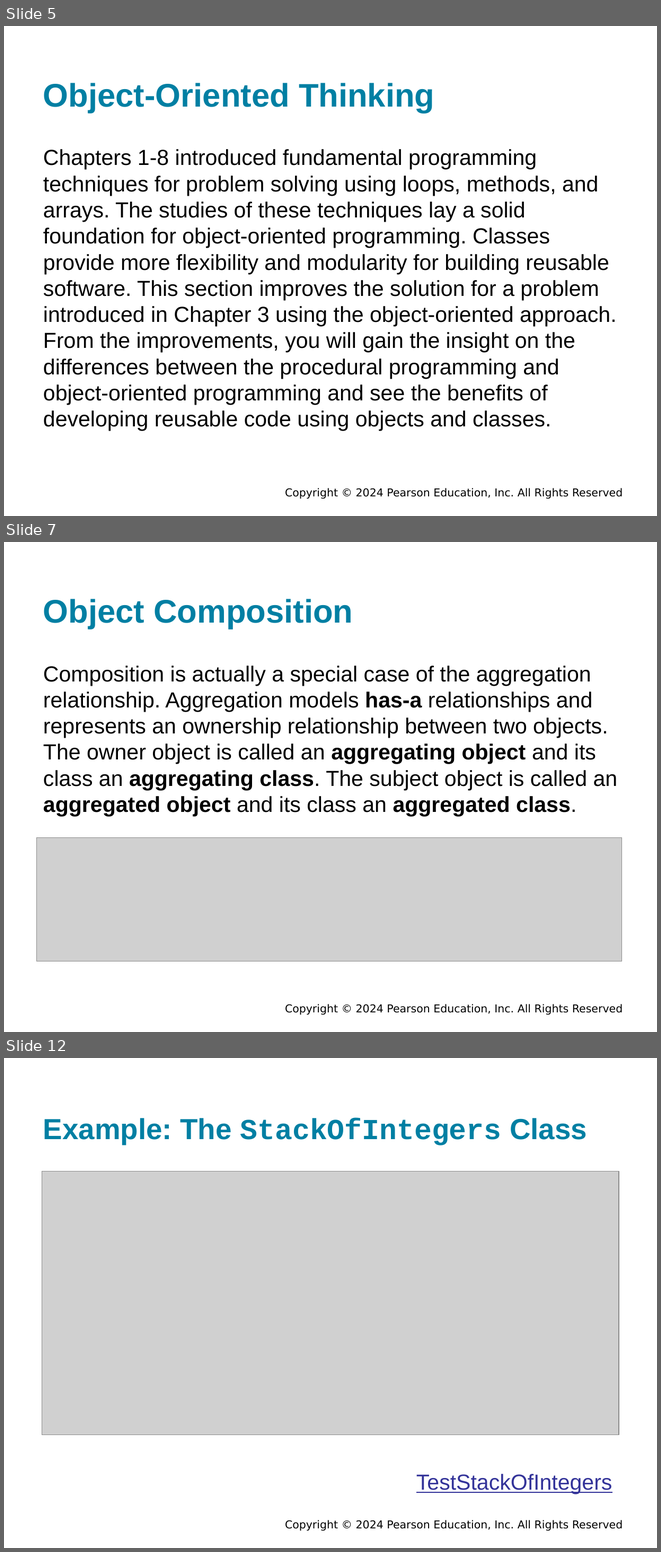
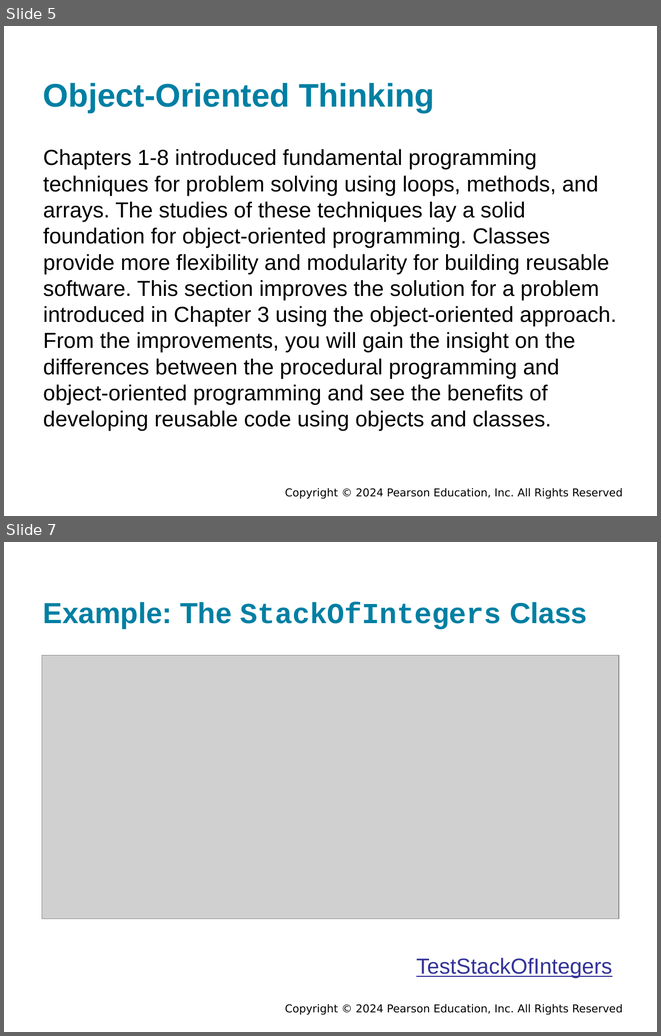
Before and after one commit to bzartoshty/bzartoshty.github.io, a slide deck: COMP110/Lectures/Chapter10/Chapter10.pptx. Shown one above the other, each under a label of ours: slides 5, 7 and 12 before the commit, slides 5 and 7 after it; the slides between them are not shown. The pictures are 661x1552 and 661x1036 pixels, drawn with LibreOffice and Linux fonts; fonts in the diff are those of the drawing; grey boxes stand for pictures; background and template pictures are left out. Boxes give left, top, right and bottom in pixels: in the first picture for what was removed or moved away, otherwise in the second. Text is boxed around its words. In the diff, an @@ line names an element or a change of style, - is before the commit and + after.

```diff
--- a/COMP110/Lectures/Chapter10/Chapter10.pptx
+++ b/COMP110/Lectures/Chapter10/Chapter10.pptx
@@ slide 7 removed at (4,542,657,1032), background #FFFFFF; not listed: 1 template element that a slide beside it also shows @@
@@ title removed at (43,599,353,628) @@
-Object Composition
@@ text removed at (43,665,618,816) @@
-Composition is actually a special case of the aggregation relationship. Aggregation models has-a relationships and represents an ownership relationship between two objects. The owner object is called an aggregating object and its class an aggregating class. The subject object is called an aggregated object and its class an aggregated class.
@@ picture removed at (37,838,621,961) @@
@@ what was slide 12 is now slide 7 @@
```
Also in this commit, not shown: 3 slides changed, 3 slides added, 20 other slides removed, 1 other file.
